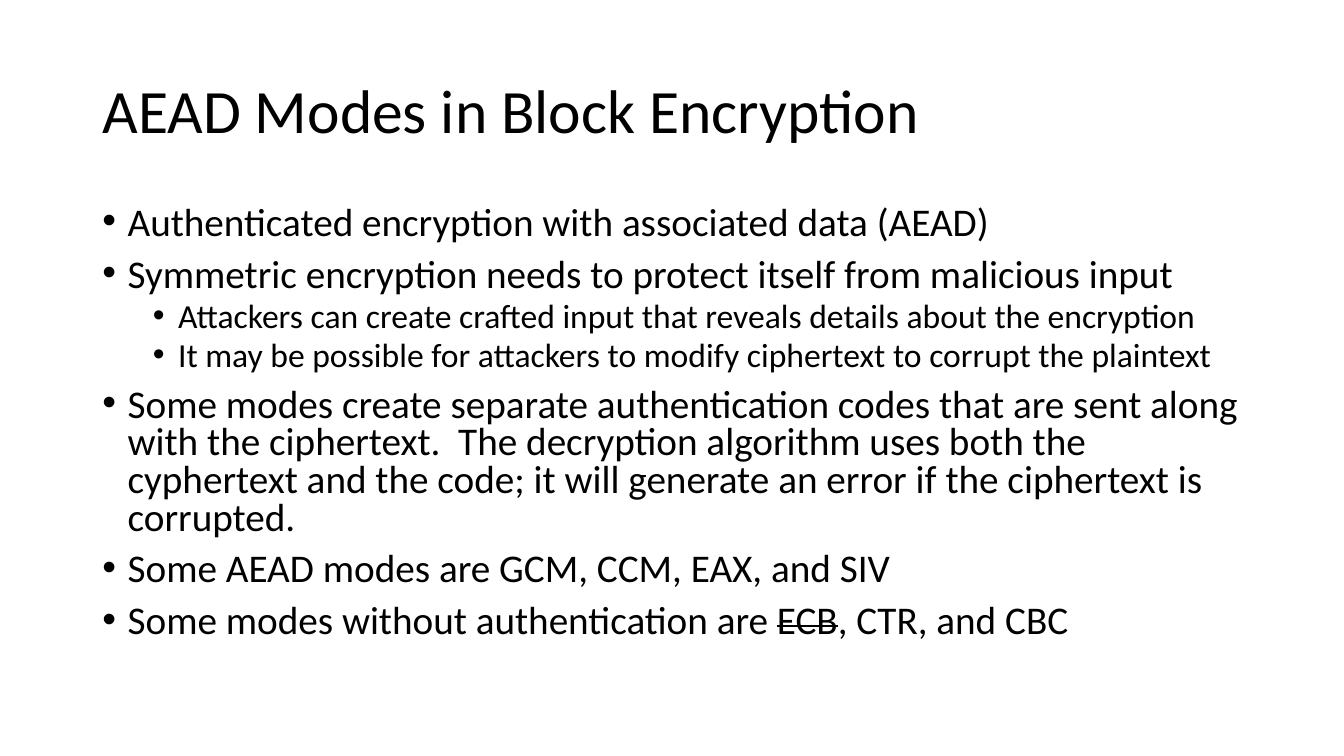
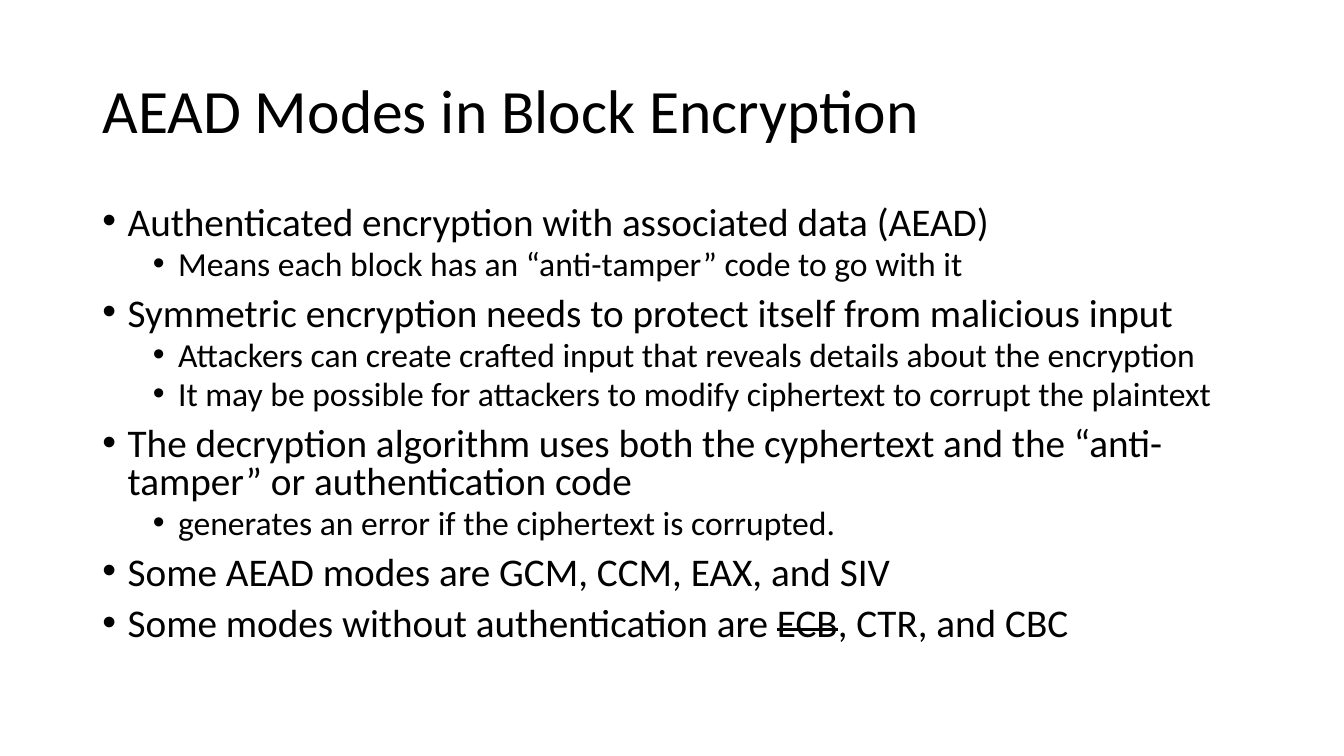
Before and after one commit to john-r2/CyberSec-Modules, a slide deck: slide 12 of 5.Crypto/Cryptology3-Symmetric-Encryption.pptx. Drawn at 1344x756 pixels with LibreOffice and Linux fonts; fonts in the diff are those of the drawing. Boxes give left, top, right and bottom in pixels: in the first picture for what was removed or moved away, otherwise in the second. Text is boxed around its words. In the diff, an @@ line names an element or a change of style, - is before the commit and + after.

```diff
--- a/5.Crypto/Cryptology3-Symmetric-Encryption.pptx
+++ b/5.Crypto/Cryptology3-Symmetric-Encryption.pptx
@@ text at [178, 252, 962, 282]: paragraph added @@
+  • Means each block has an “anti-tamper” code to go with it
@@ text at [128, 429, 1162, 541]: text changed @@
-• Some modes create separate authentication codes that are sent along with the ciphertext. The decryption algorithm uses both the cyphertext and the code; it will generate an error if the ciphertext is corrupted.
+• The decryption algorithm uses both the cyphertext and the “anti-tamper” or authentication code
+  • generates an error if the ciphertext is corrupted.
```
Also in this commit, not shown: 4 other slides changed, 32 other files.
